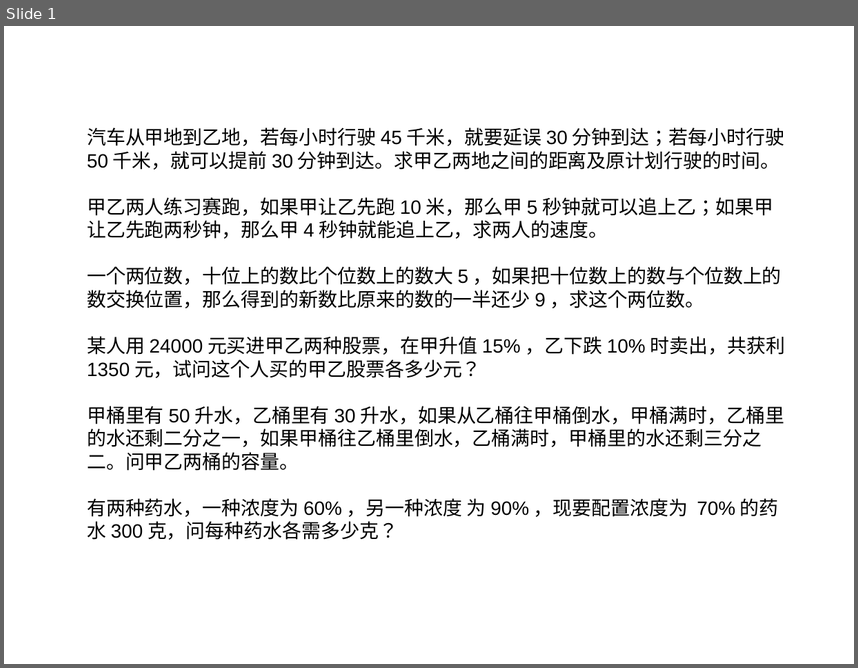
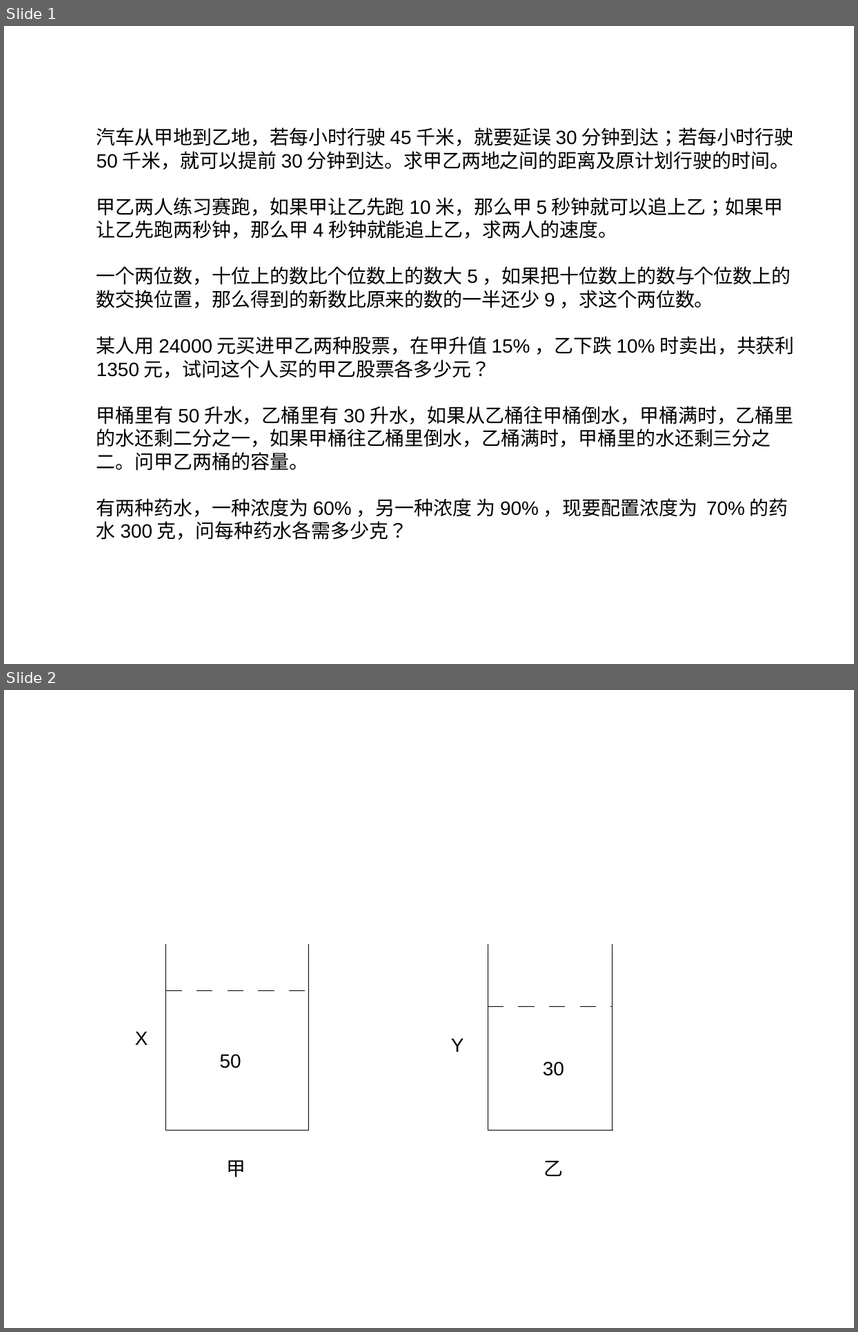
Before and after one commit to ericzhang/english-math, a slide deck: 2025-03-23/formula.odp. Shown one above the other, each under a label of ours: slide 1 before the commit, slides 1 and 2 after it. The pictures are 858x668 and 858x1332 pixels, drawn with LibreOffice and Linux fonts; fonts in the diff are those of the drawing. Boxes give left, top, right and bottom in pixels: in the first picture for what was removed or moved away, otherwise in the second. Text is boxed around its words. In the diff, an @@ line names an element or a change of style, - is before the commit and + after.

Commit message:
updated

```diff
--- a/2025-03-23/formula.odp
+++ b/2025-03-23/formula.odp
@@ slide 2 added at box(4, 690, 854, 1328), background #FFFFFF @@
@@ line added from (166, 945) to (166, 1130), #000000 0 pt @@
@@ line added from (309, 945) to (309, 1130), #000000 0 pt @@
@@ line added from (488, 945) to (488, 1130), #000000 0 pt @@
@@ line added from (613, 945) to (613, 1130), #000000 0 pt @@
@@ line added from (166, 991) to (309, 991), #000000 0 pt @@
@@ line added from (488, 1006) to (613, 1006), #000000 0 pt @@
@@ text added at box(135, 1031, 148, 1045), 18 pt, text #000000 @@
+X
@@ text added at box(451, 1038, 464, 1052), 18 pt, text #000000 @@
+Y
@@ text added at box(220, 1054, 241, 1068), 18 pt, text #000000 @@
+50
@@ text added at box(543, 1061, 564, 1076), 18 pt, text #000000 @@
+30
@@ line added from (166, 1130) to (309, 1130), #000000 0 pt @@
@@ line added from (488, 1130) to (613, 1130), #000000 0 pt @@
@@ text added at box(226, 1160, 245, 1177), 18 pt, text #000000 @@
+甲
@@ text added at box(544, 1160, 563, 1176), 18 pt, text #000000 @@
+乙
@@ slide 1 changed as well @@
@@ text "汽车从甲地到乙地，若每小时行驶45千米，就要延误30分钟到达；若每小时行驶50千米，就可以提前30分钟到达。求甲乙两地之 ...": place and size @@
-text "汽车从甲地到乙地，若每小时行驶45千米，就要延误30分钟到达；若每小时行驶50千米，就可以提前30分钟到达。求甲乙两地之 ..." at box(87, 127, 786, 539)
+text "汽车从甲地到乙地，若每小时行驶45千米，就要延误30分钟到达；若每小时行驶50千米，就可以提前30分钟到达。求甲乙两地之 ..." at box(96, 127, 795, 539)
```
